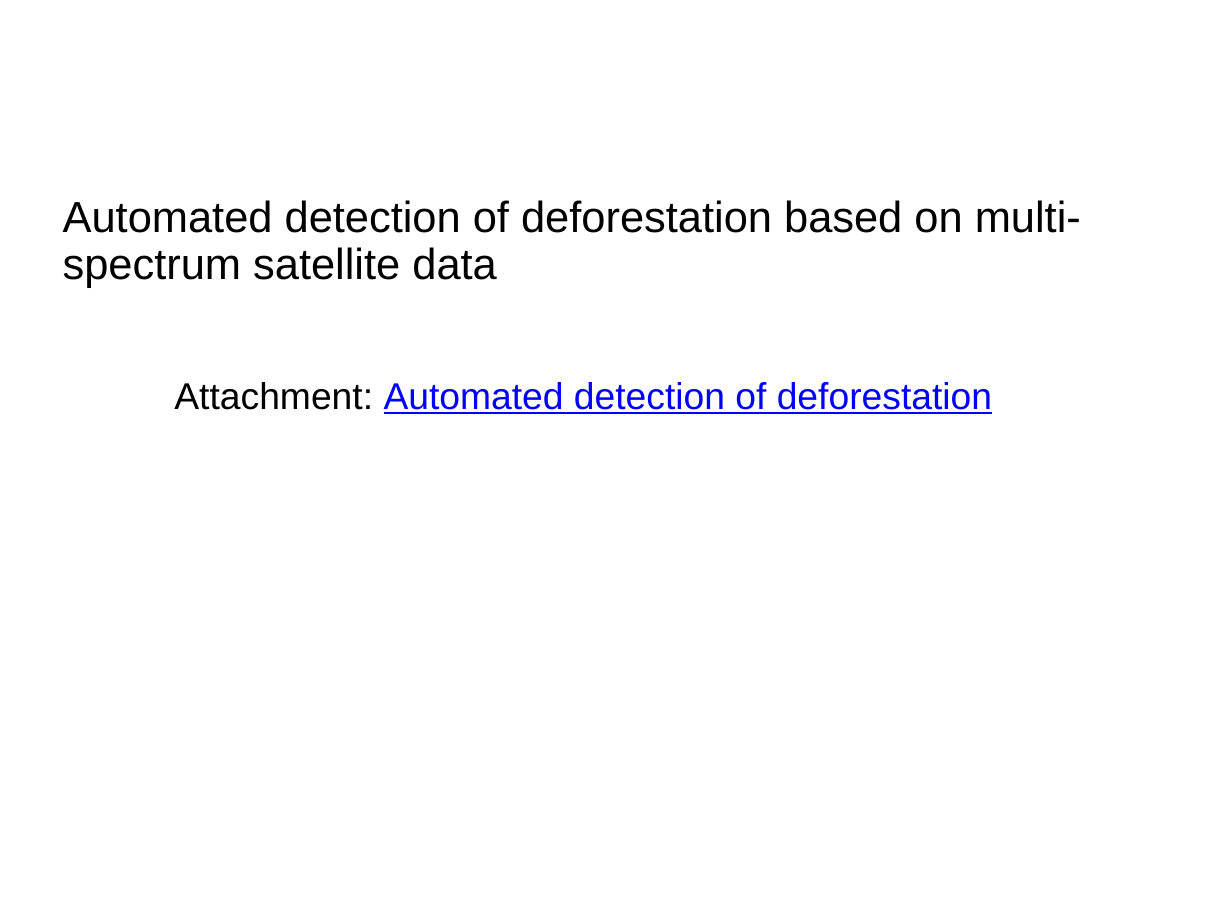
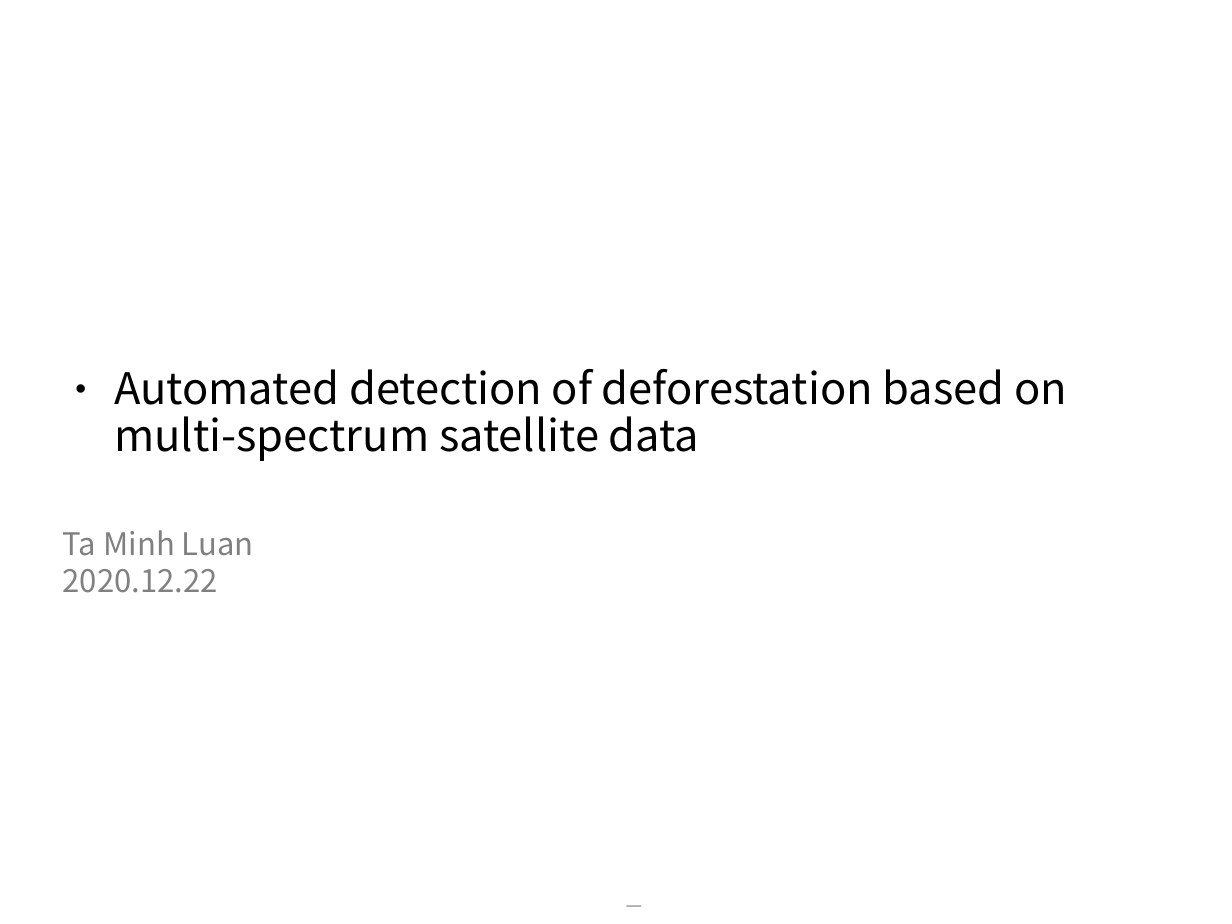
Before and after one commit to taminhluan/space_image_sensing, a slide deck: slide 1 of paper_review/term_project_proposal.pptx. Drawn at 1232x924 pixels with LibreOffice and Linux fonts; fonts in the diff are those of the drawing; background and template pictures are left out. Boxes give left, top, right and bottom in pixels: in the first picture for what was removed or moved away, otherwise in the second. Text is boxed around its words. In the diff, an @@ line names an element or a change of style, - is before the commit and + after.

```diff
--- a/paper_review/term_project_proposal.pptx
+++ b/paper_review/term_project_proposal.pptx
@@ subtitle "Automated detection of deforestation based ...": place and size @@
-subtitle "Automated detection of deforestation based ..." at bbox=[63, 200, 1081, 414]
+subtitle "Automated detection of deforestation based ..." at bbox=[114, 369, 1067, 461]
@@ subtitle "Automated detection of deforestation based ..." at bbox=[114, 369, 1067, 461]: font Arial to Noto Sans CJK KR; bullet none to ●; more space between paragraphs @@
@@ subtitle at bbox=[174, 382, 992, 414]: paragraph removed @@
-Attachment: Automated detection of deforestation
@@ text added at bbox=[63, 530, 254, 593], 20 pt, text #808080 @@
+Ta Minh Luan
+2020.12.22
@@ text added at bbox=[616, 870, 651, 914], 18 pt, text #A6A6A6 @@
+_
```
Also in this commit, not shown: 4 other slides changed, 1 slide added, 1 slide removed, 5 other files.
